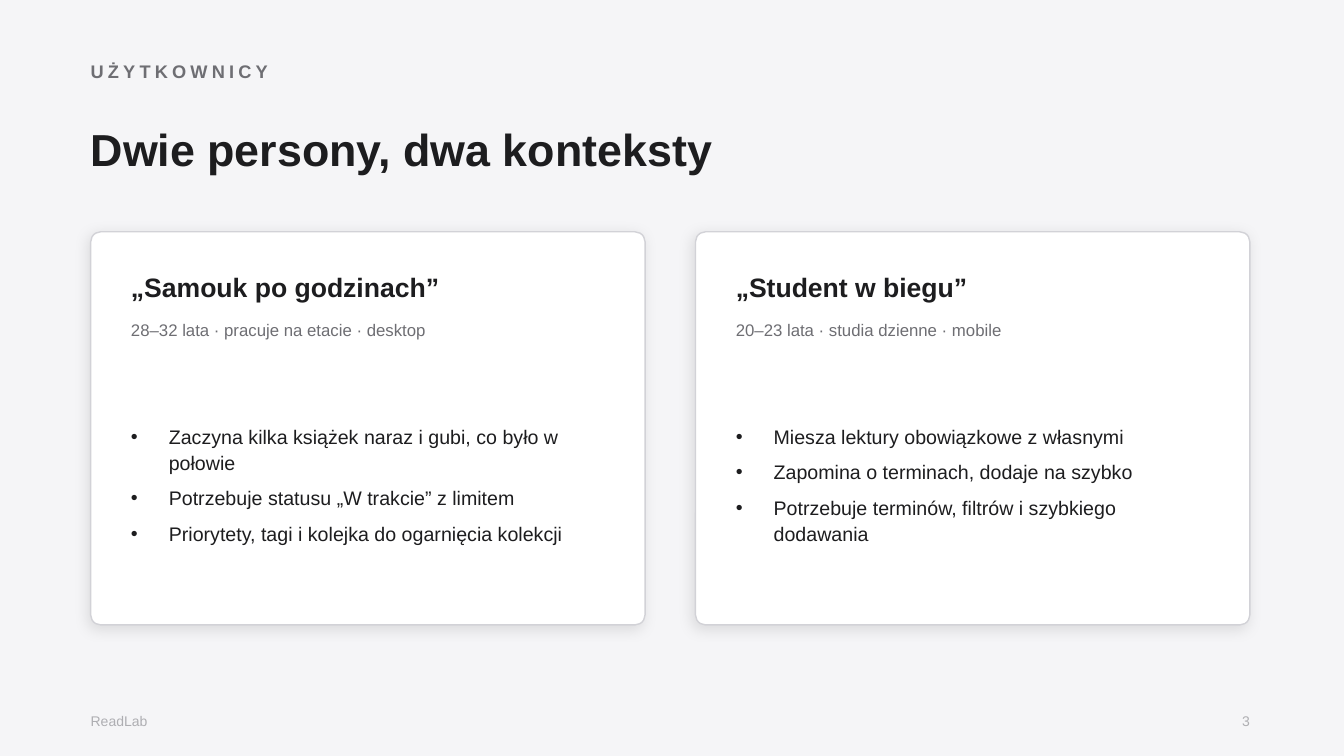
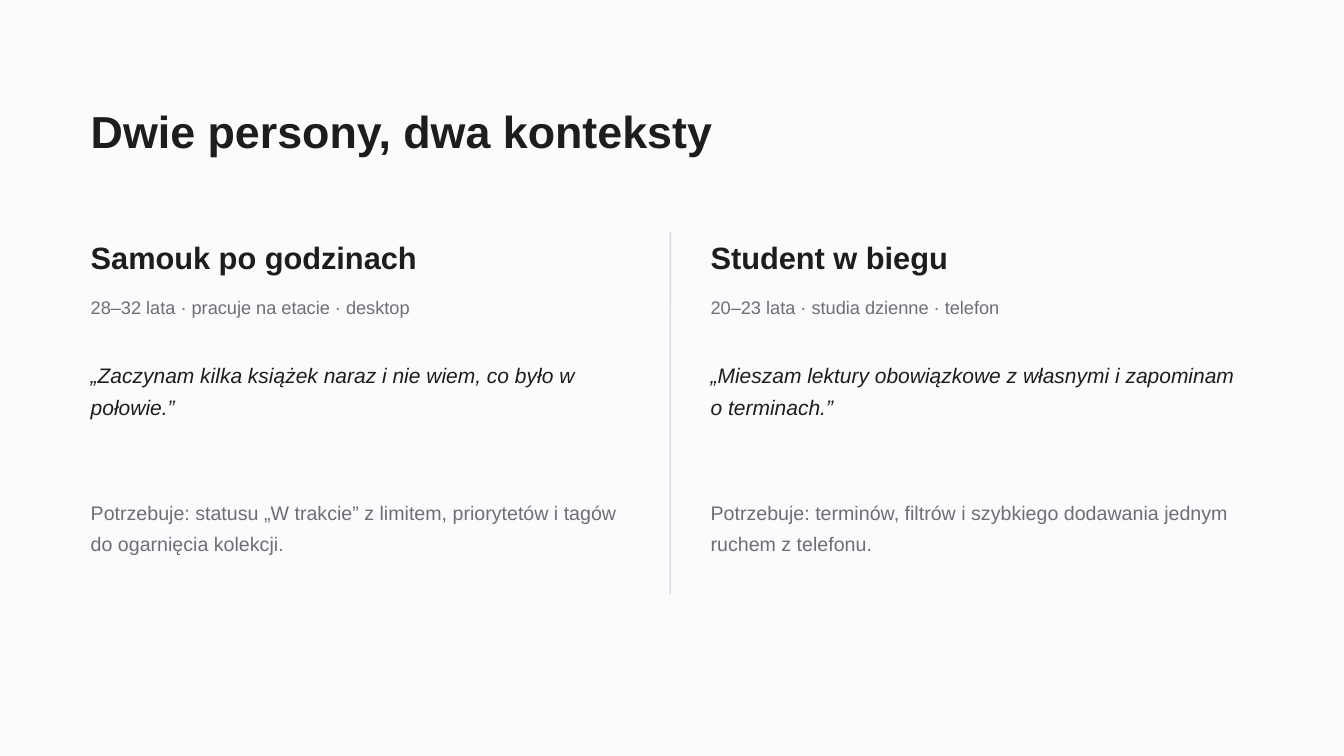
Before and after one commit to neumann1337/readlab, a slide deck: slide 3 of docs/ReadLab-prezentacja.pptx. Drawn at 1344x756 pixels with LibreOffice and Linux fonts; fonts in the diff are those of the drawing. Boxes give left, top, right and bottom in pixels: in the first picture for what was removed or moved away, otherwise in the second. Text is boxed around its words. In the diff, an @@ line names an element or a change of style, - is before the commit and + after.

```diff
--- a/docs/ReadLab-prezentacja.pptx
+++ b/docs/ReadLab-prezentacja.pptx
@@ background #F5F5F7 to #FBFBFD @@
@@ text removed at [91,65,268,78] @@
-UŻYTKOWNICY
@@ text "Dwie persony, dwa konteksty": place and size @@
-text "Dwie persony, dwa konteksty" at [91,133,712,175]
+text "Dwie persony, dwa konteksty" at [91,115,712,157]
@@ rounded rectangle removed at [91,232,645,625] @@
@@ line added from (670, 232) to (670, 595), #DADADE 1 pt @@
@@ rounded rectangle removed at [696,232,1250,625] @@
@@ text at [91,246,417,274]: text changed; size 19 to 22 pt @@
-„Samouk po godzinach”
+Samouk po godzinach
@@ text at [711,246,948,274]: text changed; size 19 to 22 pt @@
-„Student w biegu”
+Student w biegu
@@ text "28–32 lata · pracuje na ...": place and size @@
-text "28–32 lata · pracuje na ..." at [131,324,426,340]
+text "28–32 lata · pracuje na ..." at [91,301,410,318]
@@ text "28–32 lata · pracuje na ..." at [91,301,410,318]: size 12 to 13 pt @@
@@ text at [711,301,1000,314]: text changed; size 12 to 13 pt @@
-20–23 lata · studia dzienne · mobile
+20–23 lata · studia dzienne · telefon
@@ text added at [91,367,574,419], 15 pt, text #1D1D1F, italic @@
+„Zaczynam kilka książek naraz i nie wiem, co było w połowie.”
@@ text added at [711,367,1234,416], 15 pt, text #1D1D1F, italic @@
+„Mieszam lektury obowiązkowe z własnymi i zapominam o terminach.”
@@ text at [91,505,616,555]: text changed; text colour #1D1D1F to #6E6E73 @@
-• Zaczyna kilka książek naraz i gubi, co było w połowie
-• Potrzebuje statusu „W trakcie” z limitem
-• Priorytety, tagi i kolejka do ogarnięcia kolekcji
+Potrzebuje: statusu „W trakcie” z limitem, priorytetów i tagów do ogarnięcia kolekcji.
@@ text at [711,505,1227,551]: text changed; text colour #1D1D1F to #6E6E73 @@
-• Miesza lektury obowiązkowe z własnymi
-• Zapomina o terminach, dodaje na szybko
-• Potrzebuje terminów, filtrów i szybkiego dodawania
+Potrzebuje: terminów, filtrów i szybkiego dodawania jednym ruchem z telefonu.
@@ text removed at [91,716,148,726] @@
-ReadLab
@@ text removed at [1242,716,1250,726] @@
-3
```
Also in this commit, not shown: 3 other slides changed, 6 slides added, 6 slides removed, 3 other files.
